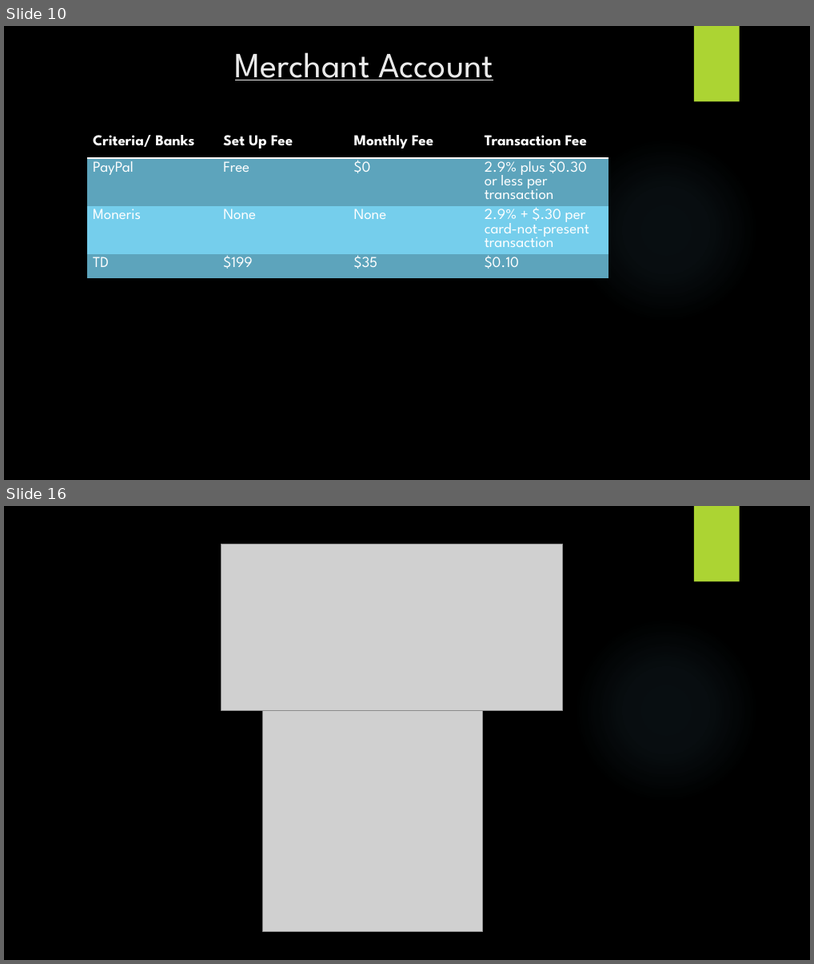
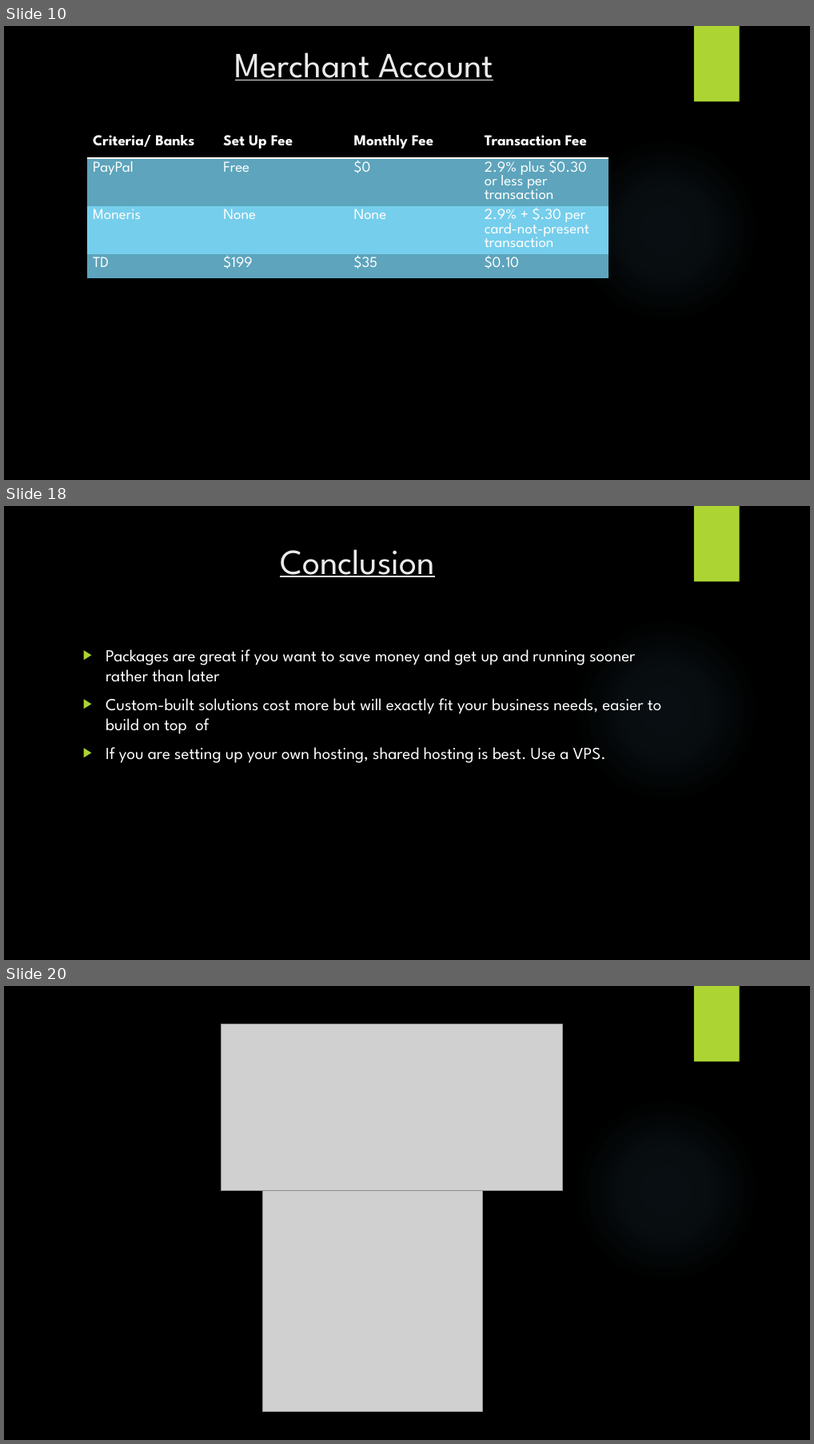
Before and after one commit to SAIT-OOSD-Team4/Group-Project, a slide deck: km3/KM3.pptx. Shown one above the other, each under a label of ours: slides 10 and 16 before the commit, slides 10, 18 and 20 after it; the slides between them are not shown. The pictures are 814x964 and 814x1444 pixels, drawn with LibreOffice and Linux fonts; fonts in the diff are those of the drawing; grey boxes stand for pictures; background and template pictures are left out. Boxes give left, top, right and bottom in pixels: in the first picture for what was removed or moved away, otherwise in the second. Text is boxed around its words. In the diff, an @@ line names an element or a change of style, - is before the commit and + after.

```diff
--- a/km3/KM3.pptx
+++ b/km3/KM3.pptx
@@ slide 18 added at [4, 506, 810, 960], background picture (left out); not listed: 2 template elements that a slide beside it also shows @@
@@ title added at [280, 549, 435, 577], 42 pt, text #EBEBEB, underline @@
+Conclusion
@@ text added at [106, 649, 662, 763], 20 pt, text #FFFFFF @@
+▶ Packages are great if you want to save money and get up and running sooner rather than later
+▶ Custom-built solutions cost more but will exactly fit your business needs, easier to build on top of
+▶ If you are setting up your own hosting, shared hosting is best. Use a VPS.
@@ what was slide 16 is now slide 20 @@
```
Also in this commit, not shown: 4 slides changed, 5 other slides added, 2 slides removed.
